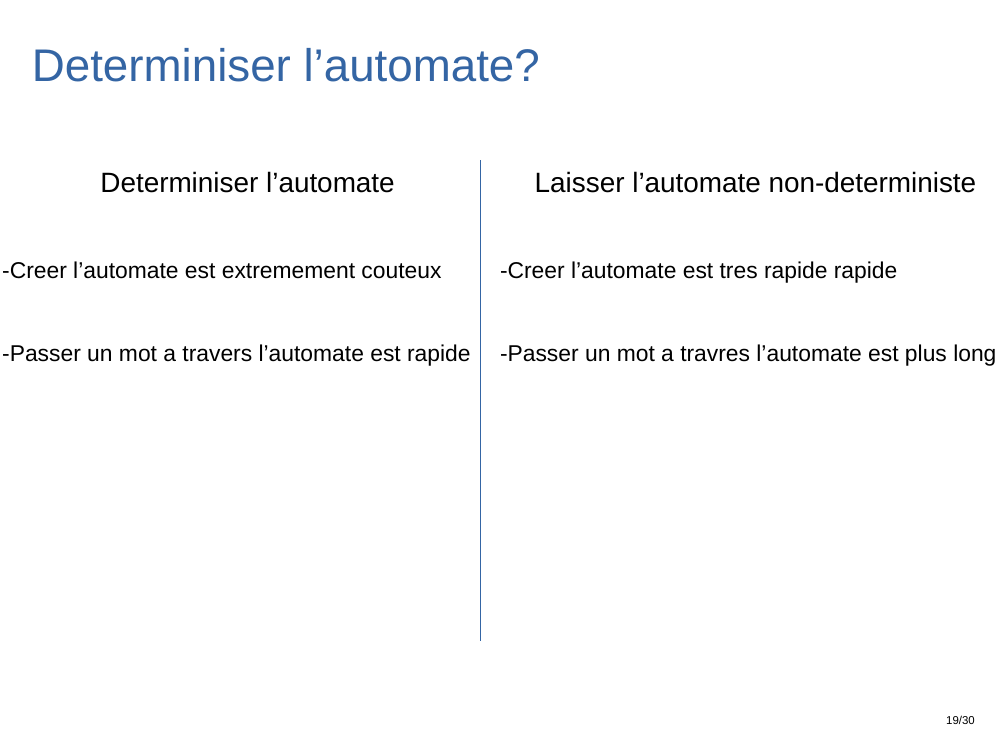
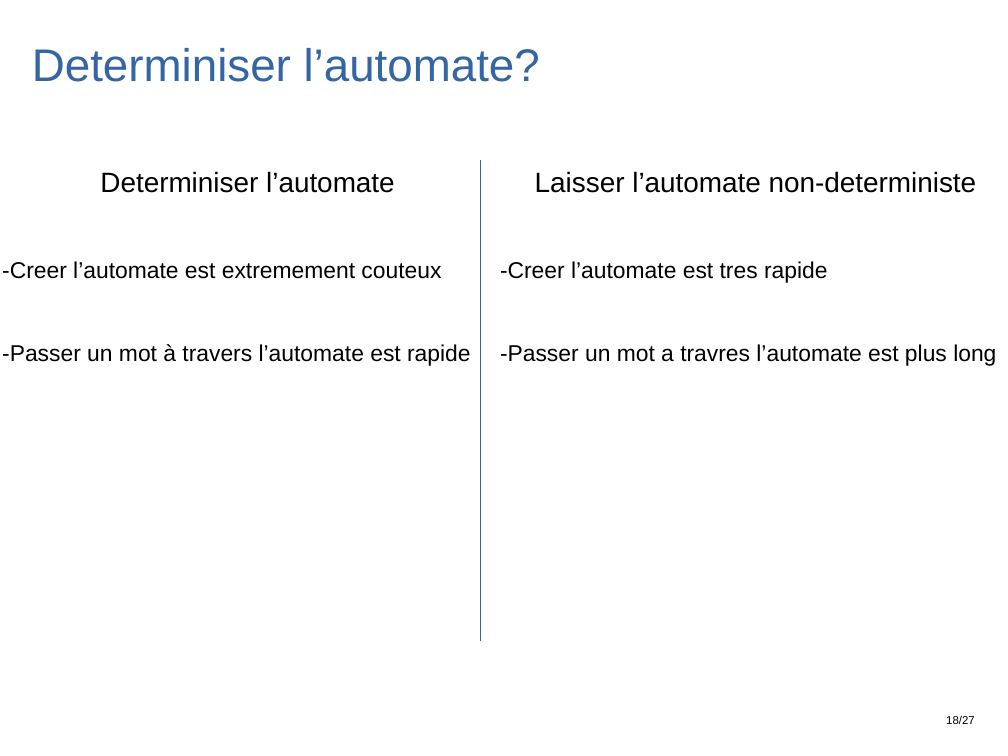
Before and after one commit to Bar0lg/TIPE_Project_Picross, a slide deck: slide 29 of DIAPO_TIPE.odp. Drawn at 1008x756 pixels with LibreOffice and Linux fonts; fonts in the diff are those of the drawing. Boxes give left, top, right and bottom in pixels: in the first picture for what was removed or moved away, otherwise in the second. Text is boxed around its words. In the diff, an @@ line names an element or a change of style, - is before the commit and + after.

```diff
--- a/DIAPO_TIPE.odp
+++ b/DIAPO_TIPE.odp
@@ text at [500, 261, 828, 283]: text changed @@
--Creer l’automate est tres rapide rapide
+-Creer l’automate est tres rapide
@@ text at [2, 344, 471, 366]: text changed @@
--Passer un mot a travers l’automate est rapide
+-Passer un mot à travers l’automate est rapide
@@ text at [946, 715, 975, 724]: text changed @@
-19/30
+18/27
```
Also in this commit, not shown: 41 other slides changed, 1 other file.
